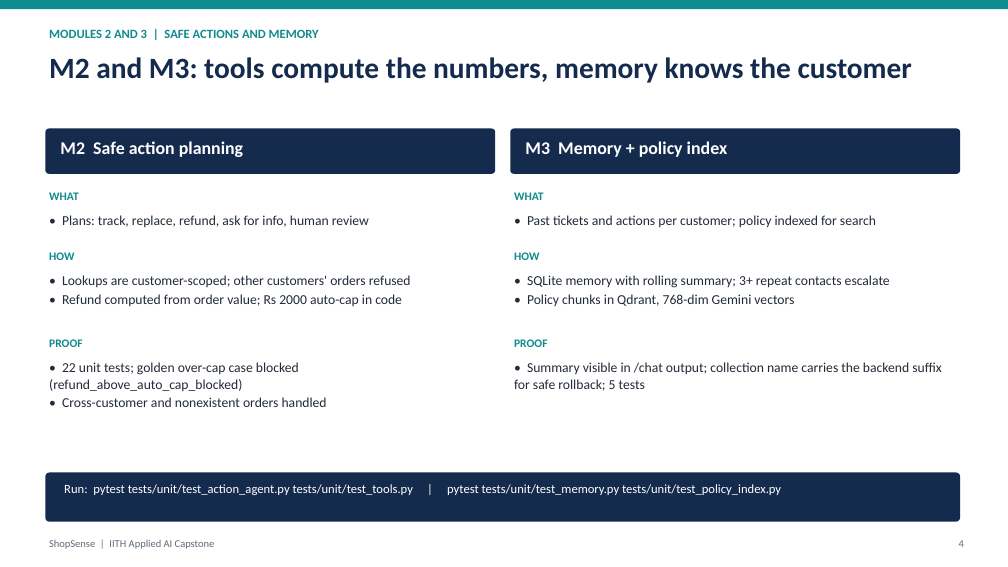
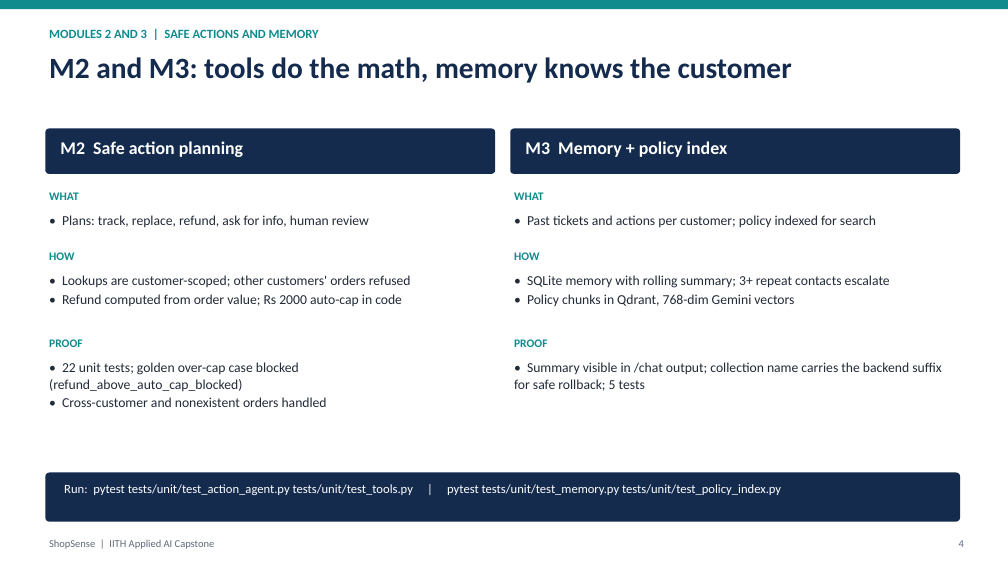
Before and after one commit to abhraj786/iith-ai-capstone-shopsense, a slide deck: slide 4 of docs/deck/iith-ai-capstone-shopsense.pptx. Drawn at 1008x567 pixels with LibreOffice and Linux fonts; fonts in the diff are those of the drawing. Boxes give left, top, right and bottom in pixels: in the first picture for what was removed or moved away, otherwise in the second. Text is boxed around its words. In the diff, an @@ line names an element or a change of style, - is before the commit and + after.

```diff
--- a/docs/deck/iith-ai-capstone-shopsense.pptx
+++ b/docs/deck/iith-ai-capstone-shopsense.pptx
@@ text at (49,57,792,83): text changed @@
-M2 and M3: tools compute the numbers, memory knows the customer
+M2 and M3: tools do the math, memory knows the customer
```
Also in this commit, not shown: 5 other slides changed, 1 other file.
